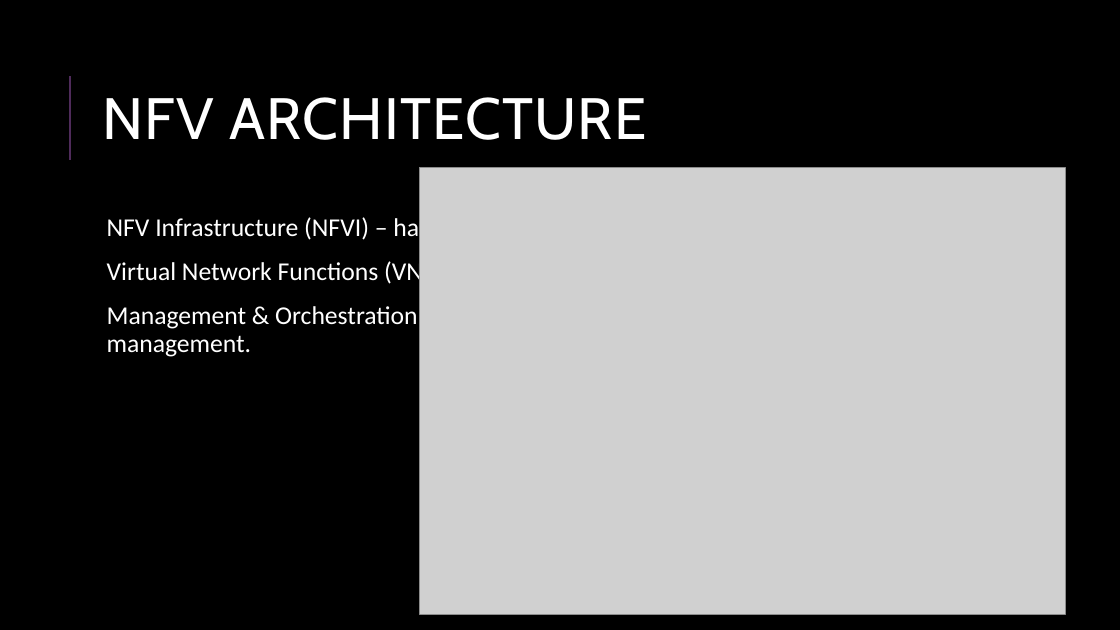
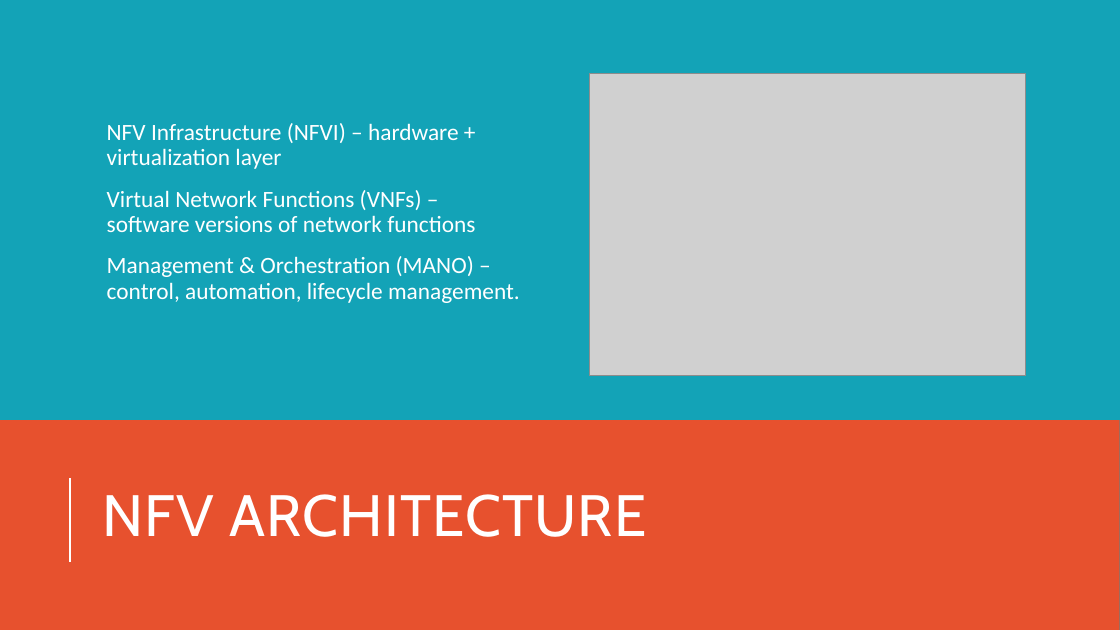
Before and after one commit to AyuTUL/IV, a slide deck: slide 13 of CN/Multimedia&FutureNetworking.pptx. Drawn at 1120x630 pixels with LibreOffice and Linux fonts; fonts in the diff are those of the drawing; grey boxes stand for pictures. Boxes give left, top, right and bottom in pixels: in the first picture for what was removed or moved away, otherwise in the second. Text is boxed around its words. In the diff, an @@ line names an element or a change of style, - is before the commit and + after.

```diff
--- a/CN/Multimedia&FutureNetworking.pptx
+++ b/CN/Multimedia&FutureNetworking.pptx
@@ background #000000 to #13A3B7 @@
@@ text "NFV Infrastructure (NFVI) – hardware ...": place and size @@
-text "NFV Infrastructure (NFVI) – hardware ..." at (107,215,492,357)
+text "NFV Infrastructure (NFVI) – hardware ..." at (107,123,520,303)
@@ text "NFV Infrastructure (NFVI) – hardware ..." at (107,123,520,303): size 22 to 20 pt; bullet colour #4F2B5B to #E7512E; vertical alignment top to middle @@
@@ line removed from (70, 160) to (70, 76) @@
@@ picture: place and size @@
-picture at (420,168,1065,615)
+picture at (590,74,1026,376)
@@ rectangle added at (0,420,1120,630), fill #E7512E @@
@@ line added from (70, 562) to (70, 478), #FFFFFF 1.5 pt @@
@@ title "NFV ARCHITECTURE": place and size @@
-title "NFV ARCHITECTURE" at (102,97,646,140)
+title "NFV ARCHITECTURE" at (102,494,646,537)
```
Also in this commit, not shown: 19 other slides changed, 3 slides added.
